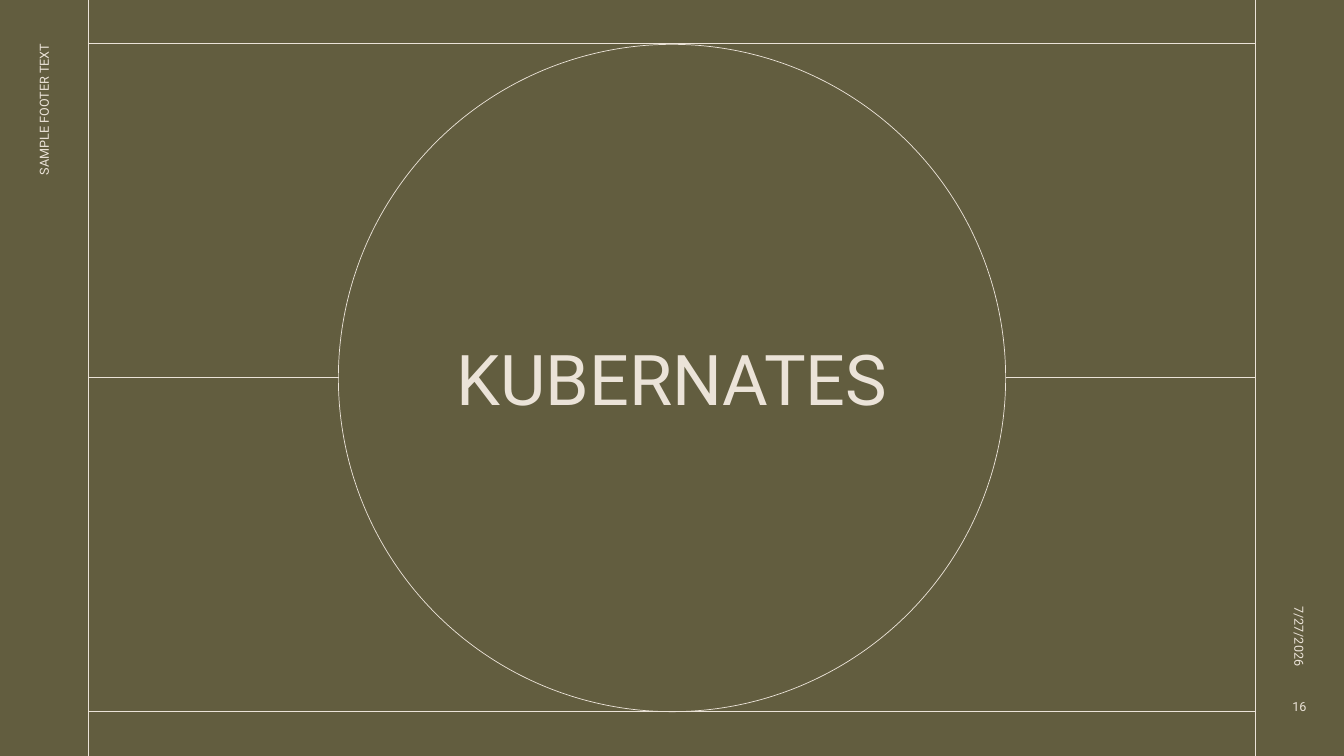
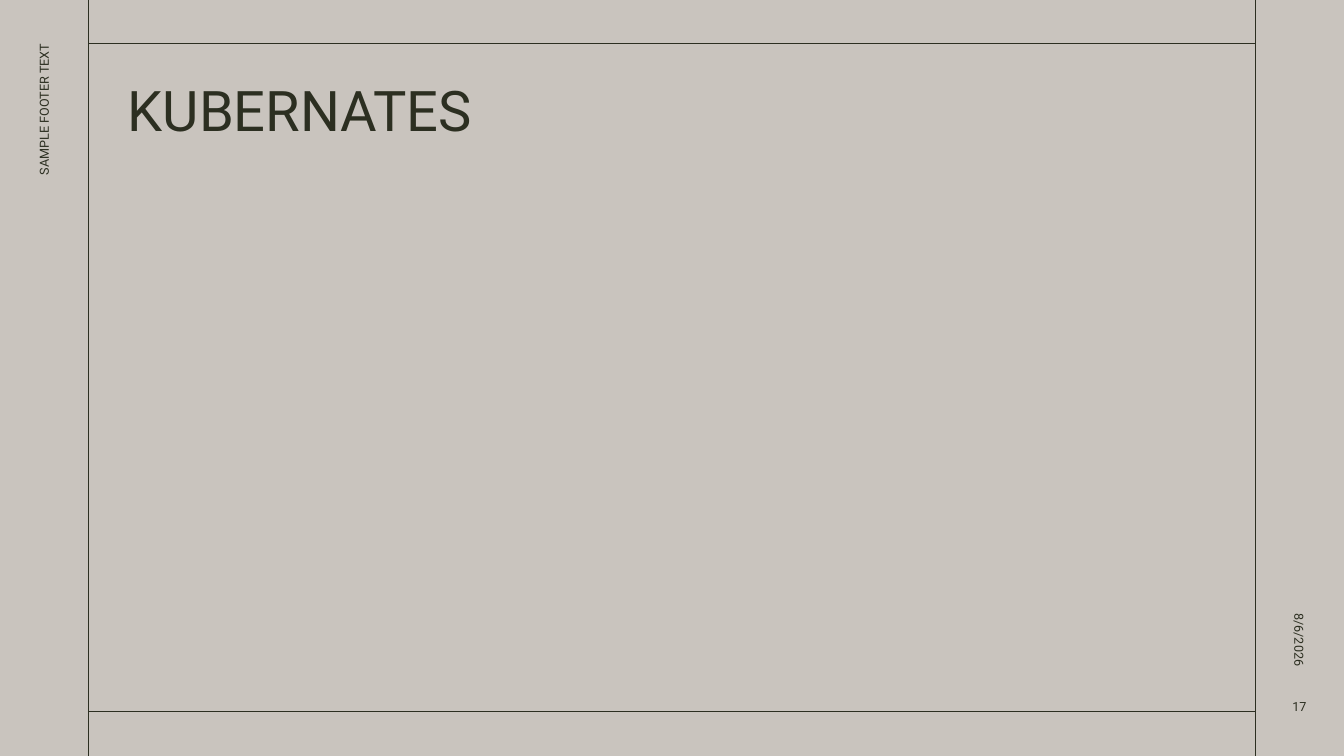
Before and after one commit to cucucumber789-svg/EGT307_T2_Bacon, a slide deck: slide 17 of EGT307 PRESENTATION.pptx (slide 16 before the commit). Drawn at 1344x756 pixels with LibreOffice and Linux fonts; fonts in the diff are those of the drawing. Boxes give left, top, right and bottom in pixels: in the first picture for what was removed or moved away, otherwise in the second. Text is boxed around its words. In the diff, an @@ line names an element or a change of style, - is before the commit and + after.

```diff
--- a/EGT307 PRESENTATION.pptx
+++ b/EGT307 PRESENTATION.pptx
@@ background #625D3F to #C9C4BE @@
@@ line (89, 0) - (89, 756): stroke #EBE3D8 0.5 pt to #2C2F21 0.5 pt @@
@@ line (1255, 0) - (1255, 756): stroke #EBE3D8 0.5 pt to #2C2F21 0.5 pt @@
@@ text "SAMPLE FOOTER TEXT" at (x1=36, y1=47, x2=53, y2=174): text colour #EBE3D8 to #2C2F21 @@
@@ line (89, 43) - (1255, 43): stroke #EBE3D8 0.5 pt to #2C2F21 0.5 pt @@
@@ ellipse removed at (x1=339, y1=44, x2=1006, y2=712) @@
@@ title "KUBERNATES" moved from (x1=456, y1=354, x2=887, y2=406) to (x1=128, y1=90, x2=472, y2=132) @@
@@ title "KUBERNATES" at (x1=128, y1=90, x2=472, y2=132): size 50 to 40 pt, text colour #EBE3D8 to #2C2F21; alignment centre to left; vertical alignment middle to top @@
@@ line removed from (89, 377) to (339, 377) @@
@@ line removed from (1006, 377) to (1256, 377) @@
@@ text at (x1=1291, y1=618, x2=1308, y2=665): text changed; text colour #EBE3D8 to #2C2F21 @@
-7/27/2026
+8/6/2026
@@ line (89, 712) - (1255, 712): stroke #EBE3D8 0.5 pt to #2C2F21 0.5 pt @@
@@ page number at (x1=1292, y1=702, x2=1306, y2=711): text changed; text colour #EBE3D8 to #2C2F21 @@
-16
+17
```
Also in this commit, not shown: 13 other slides changed, 3 slides added, 2 slides removed, 48 other files.
